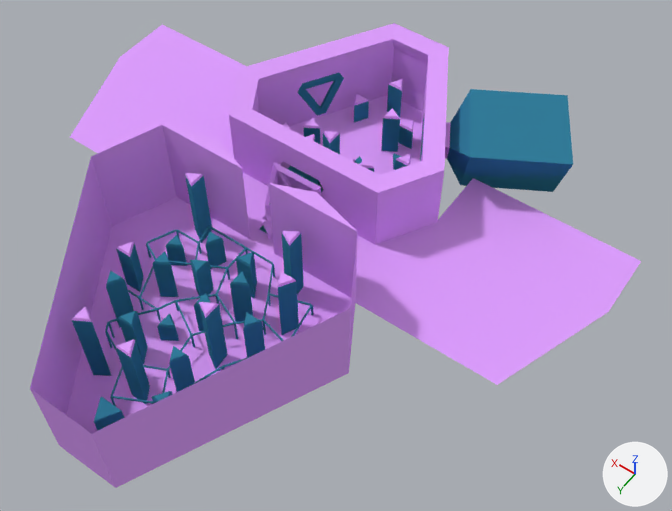
The Blender file assets/lvl/level3.blend, before and after one commit.
Both versions are drawn from a 50 mm camera at (-138.0, 161.0, 253.0) aimed at (-24.0, 1.0, 1.0). The axes (+X, +Y, +Z) are drawn at lower right. The lights are the same throughout.

In view in the first picture: 'door', 'door.001', 'env.000', 'env.001', 'env.002'.
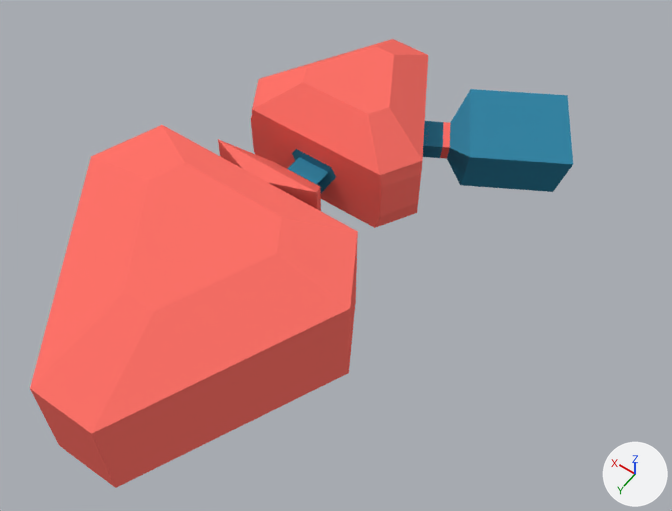
Where the change shows, as pixel boxes (x1, y1, x2, y2) in the pictures (672 x 511 px):
'env.002', recoloured, reshaped: before (70, 23, 641, 385); after (220, 39, 573, 228)
'env.001', recoloured, reshaped (purple to red): (30, 125, 358, 488) in both
'door.001', recoloured: (306, 81, 333, 106) in both
'door', recoloured: (286, 176, 312, 191) in both
part 1 of me_plane_001, built on: before (163, 125, 357, 231); after (30, 125, 358, 434)
part 2 of me_plane_010, cut back: before (70, 23, 641, 385); after (220, 39, 428, 211)
'env.000', unchanged, covered by the edit: before (105, 226, 313, 406)

The edits, one by one:
Material 'Material.001' (mat_material_001) changes colour from purple #dfa0ff to red #ff7369; in linear values from (0.738, 0.352, 1.0) to (1.0, 0.171, 0.141).
me_plane_001 is used by ob_env_001; location (1.2, 48.8, 5.8).
me_plane_001 had 218 vertices, 165 faces and spanned x -53.4..50.6, y -42.5..53.6, z -23.9..30.2.
me_plane_001 now has 228 vertices, 173 faces, 2 loose edges and spans x -53.4..50.6, y -42.5..53.6, z -23.9..33.7.
Part 1, on me_plane_001:
2 faces are deleted.
10 vertices are added at x -26.6..23.9, y -28.7..18.0, z 16.2..33.7.
2 loose edges are added.
10 new faces join them, mat_material_001 (red #ff7369).
me_plane_010 is used by ob_env_002; location (-1.1, -34.4, 8.5).
me_plane_010 had 408 vertices, 342 faces and spanned x -109.0..111.0, y -61.0..47.0, z -20.0..19.0.
me_plane_010 now has 339 vertices, 290 faces and spans x -75.0..36.0, y -61.0..46.0, z -20.0..28.0.
Part 2, on me_plane_010:
77 vertices are removed from x -109.0..111.0, y -53.0..47.0, z -11.0..19.0.
78 faces are deleted.
8 vertices are added at x -19.0..21.0, y -27.0..41.0, z 27.0..28.0.
26 new faces join them, mat_material_001 (red #ff7369).
